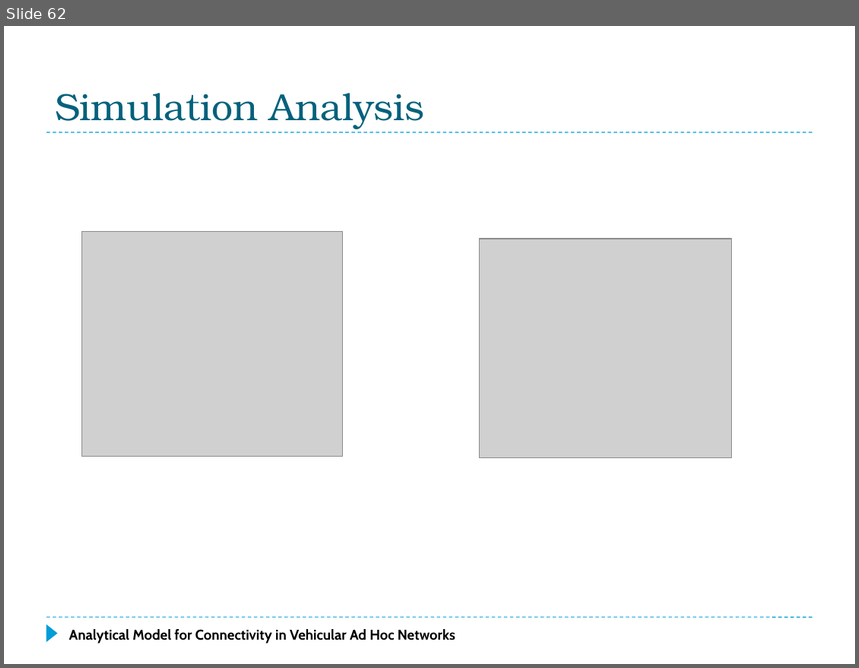
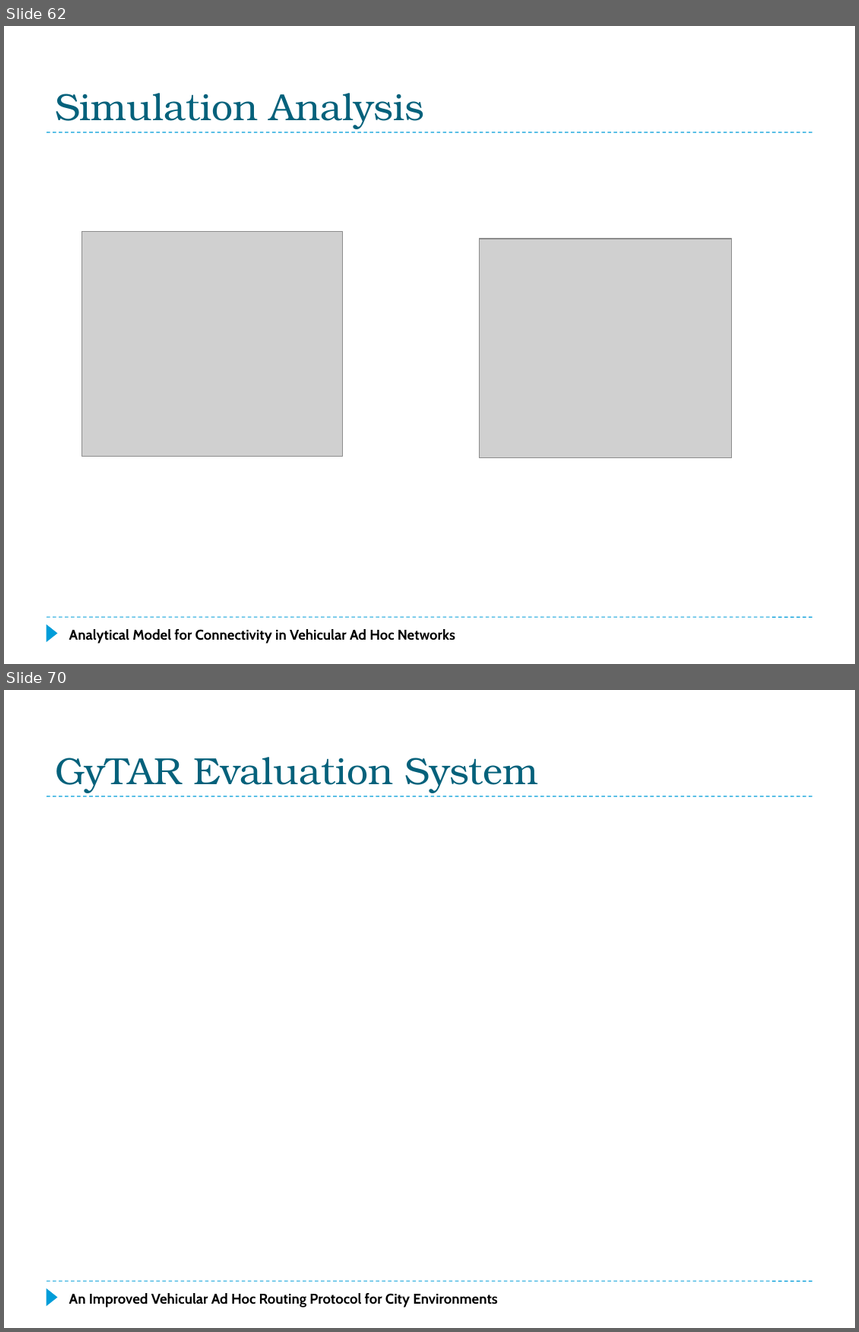
Before and after one commit to f33losopher/EEMaster_VANET, a slide deck: VANET_Felix.pptx. Shown one above the other, each under a label of ours: slide 62 before the commit, slides 62 and 70 after it; the slides between them are not shown. The pictures are 859x668 and 859x1332 pixels, drawn with LibreOffice and Linux fonts; fonts in the diff are those of the drawing; grey boxes stand for pictures. Boxes give left, top, right and bottom in pixels: in the first picture for what was removed or moved away, otherwise in the second. Text is boxed around its words. In the diff, an @@ line names an element or a change of style, - is before the commit and + after.

```diff
--- a/VANET_Felix.pptx
+++ b/VANET_Felix.pptx
@@ slide 70 added at [4,690,855,1328], background #FFFFFF; not listed: 3 template elements that a slide beside it also shows @@
@@ title added at [55,757,538,793], 32 pt, text #04617B @@
+GyTAR Evaluation System
@@ text added at [69,1293,497,1308], 12 pt, text #000000, bold @@
+An Improved Vehicular Ad Hoc Routing Protocol for City Environments
```
Also in this commit, not shown: 8 other slides added, 1 other file.
